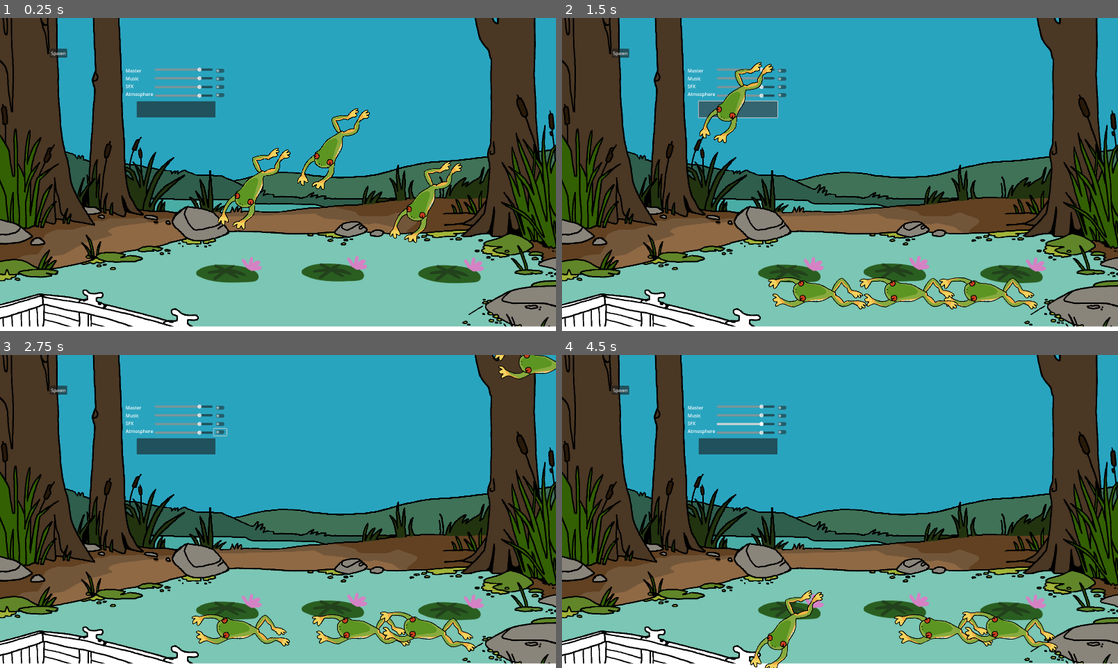
Above: before the commit, frames 1-4 (two rows, left to right).
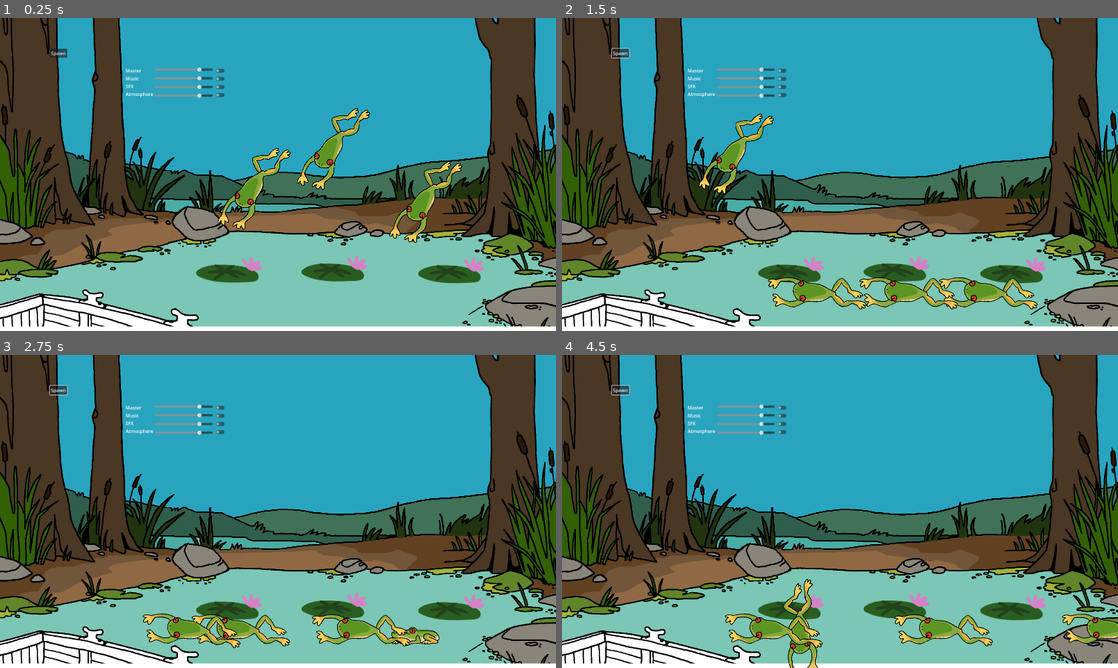
Above: after the commit, the same moments.

Repository: NotTom31/FroggeeToadems
Game: Godot game, scene res://Scenes/Levels/Test/brendan-testing.tscn
Two runs of this game, one before a commit and one after it. Both use one fixed random seed, a clock stepped at 60 frames per second and the inputs below. This scene is started directly instead of the project's main scene.
Inputs (mouse positions are in pixels of both pictures, inside the frame that each line leads up to):
- Up to frame 1 (0.25 s): no input
- Up to frame 2 (1.5 s): click "Spawn" at 0.5 s; click (739, 108) at 1.27 s
- Up to frame 3 (2.75 s): move the mouse to (411, 636) at 2.02 s; hold Right (ui_right) from 2.03 s (still down); click (411, 636) at 2.17 s; tap Up (ui_up) at 2.27 s
- Up to frame 4 (4.5 s): move the mouse to (1101, 364) at 2.77 s; click (1101, 364) at 2.92 s; tap Up (ui_up) at 3.02 s; move the mouse to (789, 636) at 3.52 s; release Right (ui_right) at 3.53 s; hold Left (ui_left) 3.53-4.28 s; click (789, 636) at 3.67 s; move the mouse to (789, 636) at 4.27 s; hold Right (ui_right) from 4.28 s (still down); click (789, 636) at 4.42 s

The runs differ from the first frame. In frame 1, 0.8% of the frame differs, in the area x 24-39%, y 26-32%; in frame 2, 2.2%; in frame 3, 3.0%; in frame 4, 4.1%, in the area x 8-100%, y 9-100%.

Commit message:
Fixed audio manager

Diff:
--- a/Scenes/Levels/Test/brendan-testing.tscn
+++ b/Scenes/Levels/Test/brendan-testing.tscn
@@ -1,44 +1,13 @@
-[gd_scene load_steps=6 format=3 uid="uid://bsaoimojl71v6"]
+[gd_scene load_steps=3 format=3 uid="uid://bsaoimojl71v6"]
 
 [ext_resource type="PackedScene" uid="uid://cog6dh2xtn66n" path="res://Scenes/Levels/Test/Main-Scene-Tom.tscn" id="1_xckjc"]
-[ext_resource type="Script" path="res://Scenes/Levels/Test/sound_manager.gd" id="2_0mon5"]
-[ext_resource type="PackedScene" uid="uid://bw0yhqbfc0xq" path="res://Scenes/UI/AudioManagerControls.tscn" id="3_tutdx"]
-[ext_resource type="AudioStream" uid="uid://gi1oqndyi1p4" path="res://Assets/Audio/GWJ73_MX_SoloOverThis_5-4_73bpm_8bars_loop.wav" id="4_6o1un"]
-[ext_resource type="AudioStream" uid="uid://k0i1i5dio0e4" path="res://Assets/Audio/cricketgen2.wav" id="5_y0rpt"]
+[ext_resource type="PackedScene" uid="uid://1k1rcvp03xma" path="res://Scenes/Managers/sound_manager.tscn" id="2_sjxra"]
 
 [node name="Brendan-testing" type="Node2D"]
 
 [node name="LevelManager" parent="." instance=ExtResource("1_xckjc")]
 
-[node name="SoundManager" type="Node2D" parent="LevelManager"]
-script = ExtResource("2_0mon5")
-
-[node name="AudioManagerControls" parent="LevelManager/SoundManager" instance=ExtResource("3_tutdx")]
-position = Vector2(608, 224)
-
-[node name="PickupMX1" type="AudioStreamPlayer2D" parent="LevelManager/SoundManager"]
-stream = ExtResource("4_6o1un")
-bus = &"MX1"
-
-[node name="PickupMX2" type="AudioStreamPlayer2D" parent="LevelManager/SoundManager"]
-bus = &"MX2"
-
-[node name="PickupMX3" type="AudioStreamPlayer2D" parent="LevelManager/SoundManager"]
-bus = &"MX3"
-
-[node name="PickupMX4" type="AudioStreamPlayer2D" parent="LevelManager/SoundManager"]
-bus = &"MX4"
-
-[node name="PickupMX5" type="AudioStreamPlayer2D" parent="LevelManager/SoundManager"]
-bus = &"MX5"
-
-[node name="PickupATM" type="AudioStreamPlayer2D" parent="LevelManager/SoundManager"]
-stream = ExtResource("5_y0rpt")
-bus = &"ATM"
-
-[node name="PickupSFX" type="AudioStreamPlayer2D" parent="LevelManager/SoundManager"]
-
-[connection signal="pressed" from="LevelManager/SoundManager/AudioManagerControls/TestButton" to="LevelManager/SoundManager" method="_on_test_button_pressed"]
+[node name="SoundManager" parent="LevelManager" instance=ExtResource("2_sjxra")]
 
 [editable path="LevelManager"]
 [editable path="LevelManager/Frogs/BasicFrog"]
@@ -48,4 +17,3 @@
 [editable path="LevelManager/Lillypads/Lillypad2"]
 [editable path="LevelManager/Lillypads/Lillypad3"]
 [editable path="LevelManager/FrogDetectionArea"]
-[editable path="LevelManager/SoundManager/AudioManagerControls"]
--- a/Scenes/Levels/Test/sound_manager.gd
+++ b/Scenes/Levels/Test/sound_manager.gd
@@ -62,7 +62,7 @@
 # master bus manager
 # idk get val from slider? not sure tbh
 func _on_main_slider_mouse_exited() -> void:
-	$AudioManagerControls/MainSlider.release_focus()
+	$AudioManagerControls/HBoxContainer/VBoxContainer/MainSlider.release_focus()
 # change bus to slider val (db rectified slider range is 0-1)
 func _on_main_slider_value_changed(value: float) -> void:
 	AudioServer.set_bus_volume_db(masterbus,linear_to_db(value))
@@ -73,7 +73,7 @@
 # note: this is for the UI, modifies main music bus not individual parts
 # idk get val from slider? not sure tbh
 func _on_mx_slider_mouse_exited() -> void:
-	$AudioManagerControls/MXSlider.release_focus()
+	$AudioManagerControls/HBoxContainer/VBoxContainer/MXSlider.release_focus()
 # change bus to slider val (db rectified slider range is 0-1)
 func _on_mx_slider_value_changed(value: float) -> void:
 	AudioServer.set_bus_volume_db(musicbusall,linear_to_db(value))
@@ -84,7 +84,7 @@
 # fx bus manager
 # idk get val from slider? not sure tbh
 func _on_fx_slider_mouse_exited() -> void:
-	$AudioManagerControls/FXSlider.release_focus()
+	$AudioManagerControls/HBoxContainer/VBoxContainer/FXSlider.release_focus()
 # change bus to slider val (db rectified slider range is 0-1)
 func _on_fx_slider_value_changed(value: float) -> void:
 	AudioServer.set_bus_volume_db(fxbus,linear_to_db(value))
@@ -95,7 +95,7 @@
 # atm bus manager
 # idk get val from slider? not sure tbh
 func _on_atm_slider_mouse_exited() -> void:
-	$AudioManagerControls/ATMSlider.release_focus()
+	$AudioManagerControls/HBoxContainer/VBoxContainer/ATMSlider.release_focus()
 # change bus to slider val (db rectified slider range is 0-1)
 func _on_atm_slider_value_changed(value: float) -> void:
 	AudioServer.set_bus_volume_db(atmbus,linear_to_db(value))
@@ -106,7 +106,7 @@
 #SFX MANAGER
 
 # example call:
-func _on_test_button_pressed() -> void:
+func sfx_manager_example() -> void:
 	# first is file name, get by copying path of file
 	# second is volume! average db, 0 by default
 	# third is db minimum! most that could be subtracted from db using randmomizer
--- /dev/null
+++ b/Scenes/Managers/sound_manager.tscn
@@ -0,0 +1,52 @@
+[gd_scene load_steps=5 format=3 uid="uid://1k1rcvp03xma"]
+
+[ext_resource type="Script" path="res://Scenes/Levels/Test/sound_manager.gd" id="1_spyt0"]
+[ext_resource type="PackedScene" uid="uid://bw0yhqbfc0xq" path="res://Scenes/UI/AudioManagerControls.tscn" id="2_jp7r5"]
+[ext_resource type="AudioStream" uid="uid://gi1oqndyi1p4" path="res://Assets/Audio/GWJ73_MX_SoloOverThis_5-4_73bpm_8bars_loop.wav" id="3_swhr5"]
+[ext_resource type="AudioStream" uid="uid://k0i1i5dio0e4" path="res://Assets/Audio/cricketgen2.wav" id="4_ahb3m"]
+
+[node name="SoundManager" type="Node2D"]
+script = ExtResource("1_spyt0")
+
+[node name="AudioManagerControls" parent="." instance=ExtResource("2_jp7r5")]
+offset_left = 608.0
+offset_top = 224.0
+offset_right = 608.0
+offset_bottom = 224.0
+
+[node name="PickupMX1" type="AudioStreamPlayer2D" parent="."]
+stream = ExtResource("3_swhr5")
+bus = &"MX1"
+
+[node name="PickupMX2" type="AudioStreamPlayer2D" parent="."]
+bus = &"MX2"
+
+[node name="PickupMX3" type="AudioStreamPlayer2D" parent="."]
+bus = &"MX3"
+
+[node name="PickupMX4" type="AudioStreamPlayer2D" parent="."]
+bus = &"MX4"
+
+[node name="PickupMX5" type="AudioStreamPlayer2D" parent="."]
+bus = &"MX5"
+
+[node name="PickupATM" type="AudioStreamPlayer2D" parent="."]
+stream = ExtResource("4_ahb3m")
+bus = &"ATM"
+
+[node name="PickupSFX" type="AudioStreamPlayer2D" parent="."]
+
+[connection signal="mouse_exited" from="AudioManagerControls/HBoxContainer/VBoxContainer/MainSlider" to="." method="_on_main_slider_mouse_exited"]
+[connection signal="value_changed" from="AudioManagerControls/HBoxContainer/VBoxContainer/MainSlider" to="." method="_on_main_slider_value_changed"]
+[connection signal="mouse_exited" from="AudioManagerControls/HBoxContainer/VBoxContainer/MXSlider" to="." method="_on_mx_slider_mouse_exited"]
+[connection signal="value_changed" from="AudioManagerControls/HBoxContainer/VBoxContainer/MXSlider" to="." method="_on_mx_slider_value_changed"]
+[connection signal="mouse_exited" from="AudioManagerControls/HBoxContainer/VBoxContainer/FXSlider" to="." method="_on_fx_slider_mouse_exited"]
+[connection signal="value_changed" from="AudioManagerControls/HBoxContainer/VBoxContainer/FXSlider" to="." method="_on_fx_slider_value_changed"]
+[connection signal="mouse_exited" from="AudioManagerControls/HBoxContainer/VBoxContainer/ATMSlider" to="." method="_on_atm_slider_mouse_exited"]
+[connection signal="value_changed" from="AudioManagerControls/HBoxContainer/VBoxContainer/ATMSlider" to="." method="_on_atm_slider_value_changed"]
+[connection signal="pressed" from="AudioManagerControls/HBoxContainer/VBoxContainer2/MainToggle" to="." method="_on_main_toggle_pressed"]
+[connection signal="pressed" from="AudioManagerControls/HBoxContainer/VBoxContainer2/MXToggle" to="." method="_on_mx_toggle_pressed"]
+[connection signal="pressed" from="AudioManagerControls/HBoxContainer/VBoxContainer2/FXToggle" to="." method="_on_fx_toggle_pressed"]
+[connection signal="pressed" from="AudioManagerControls/HBoxContainer/VBoxContainer2/ATMToggle" to="." method="_on_atm_toggle_pressed"]
+
+[editable path="AudioManagerControls"]
--- a/Scenes/UI/AudioManagerControls.tscn
+++ b/Scenes/UI/AudioManagerControls.tscn
@@ -88,17 +88,3 @@
 [node name="ATMToggle" type="CheckButton" parent="HBoxContainer/VBoxContainer2"]
 layout_mode = 2
 metadata/_edit_use_anchors_ = true
-
-[node name="TestButton" type="Button" parent="."]
-layout_mode = 1
-anchors_preset = 8
-anchor_left = 0.5
-anchor_top = 0.5
-anchor_right = 0.5
-anchor_bottom = 0.5
-offset_left = -136.0
-offset_top = 63.0
-offset_right = 136.0
-offset_bottom = 119.0
-grow_horizontal = 2
-grow_vertical = 2
--- a/Scenes/UI/SettingsMenu.tscn
+++ b/Scenes/UI/SettingsMenu.tscn
@@ -1,7 +1,7 @@
 [gd_scene load_steps=4 format=3 uid="uid://cecmdnni7erii"]
 
 [ext_resource type="Script" path="res://Code/UI/settings_menu.gd" id="1_iv60s"]
-[ext_resource type="PackedScene" uid="uid://bw0yhqbfc0xq" path="res://Scenes/UI/AudioManagerControls.tscn" id="2_17ken"]
+[ext_resource type="PackedScene" uid="uid://1k1rcvp03xma" path="res://Scenes/Managers/sound_manager.tscn" id="2_djitu"]
 [ext_resource type="PackedScene" uid="uid://baeaj55y6xd38" path="res://Scenes/UI/BlankButton.tscn" id="2_ww785"]
 
 [node name="SettingsMenu" type="Control"]
@@ -71,8 +71,7 @@
 layout_mode = 2
 alignment = 1
 
-[node name="AudioManagerControls" parent="Panel/MarginContainer2/HBoxContainer" instance=ExtResource("2_17ken")]
-layout_mode = 2
+[node name="SoundManager" parent="Panel/MarginContainer2/HBoxContainer" instance=ExtResource("2_djitu")]
 
 [node name="BackButton" parent="." instance=ExtResource("2_ww785")]
 layout_mode = 1
Not shown: 1 places in Scenes/Levels/Test/Main-Scene-Tom.tscn that only renumber resources
Not shown: 1 places in Scenes/Levels/Test/evan-gameplay-test.tscn that only renumber resources
